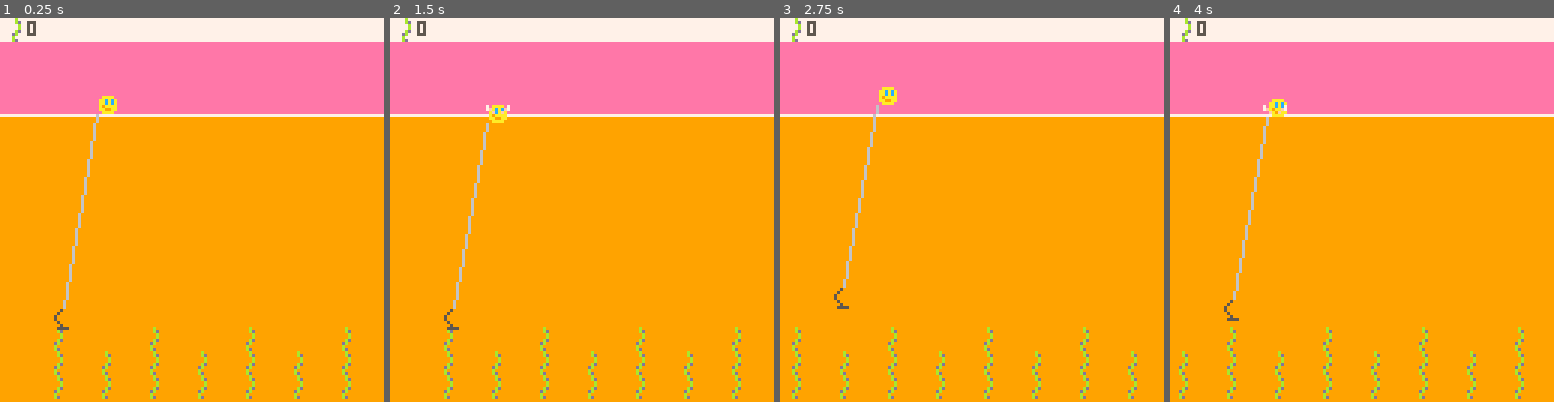
Above: before the commit, frames 1-4 (left to right).
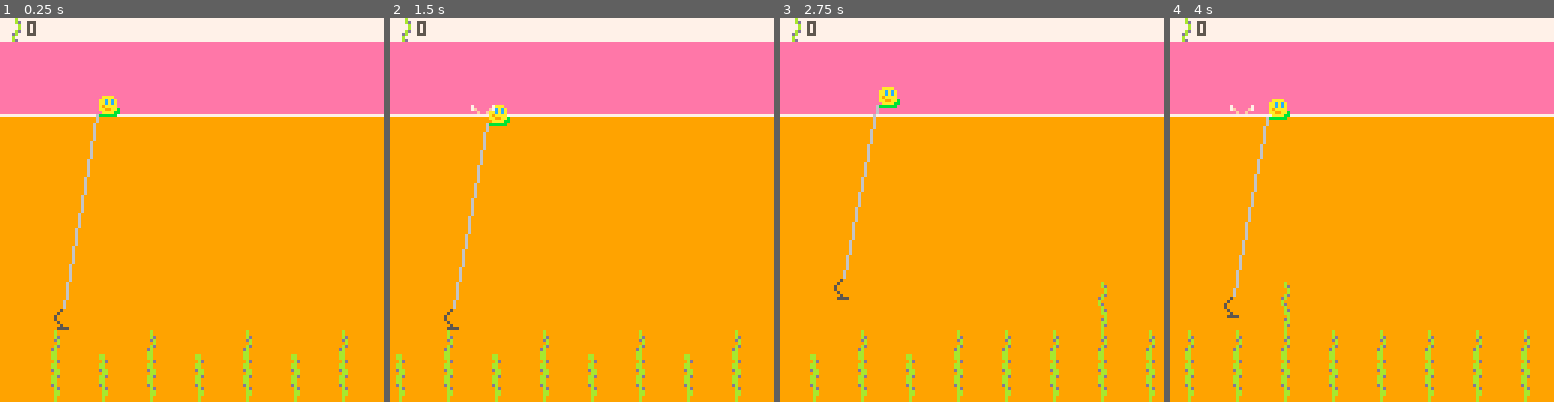
Above: after the commit, the same moments.

Repository: broquaint/pico8-carts
Game: PICO-8 cartridge eggjam18.p8
Same seed, same stepped clock (60 frames per second), same inputs: the game is played once before the commit and once after it.
Inputs:
- Up to frame 1 (0.25 s): no input
- Up to frame 2 (1.5 s): tap X (X key) at 0.33, 1.07 s; tap O (Z key) at 0.7 s
- Up to frame 3 (2.75 s): hold Right 1.6-2.1 s; tap O (Z key) at 1.7, 2.1, 2.5 s; tap X (X key) at 1.85 s; hold Up 2.15-2.42 s; hold Right from 2.47 s (still down)
- Up to frame 4 (4 s): tap O (Z key) at 2.9, 3.3, 3.7 s; tap X (X key) at 2.97 s; release Right at 3.03 s; hold Left 3.08-3.58 s; hold Down 3.63-3.97 s

The runs differ from the first frame. In frame 1, 2.2% of the frame differs, in the area x 13-92%, y 23-100%; in frame 2, 2.2%; in frame 3, 4.0%, in the area x 3-98%, y 21-100%; in frame 4, 3.8%.

Commit message:
Add net collision etc
That's kinda works but is boring.

Diff:
--- a/eggjam18.p8
+++ b/eggjam18.p8
@@ -46,7 +46,8 @@
                 x = 16 * i,
                 y = 121,
                 height = i % 2 == 0 and randx(5) or 3,
-                collected = false
+                collected = false,
+                flipped = rnd() < 0.51,
       }))
    end
 
@@ -64,8 +65,7 @@
    add(splashes, s)
 end
 
-function calc_player_speed()
-   player.speed_x *= 0.991
+function calc_player_jump()
    -- Because we need to calculate from the base of the sprite
    local wl = WATER_LINE-7
    if player.jumping then
@@ -100,8 +100,13 @@
          local swtop = 127 - (8*sw.height)
          if ny2 > swtop then
             local newh = max(0,(flr((127-ny2)/8)))
-            player.points += sw.height - (sw.height - newh)
+            local delta = sw.height - newh
+            player.points += sw.height - delta
             sw.height = newh
+            -- Slow down the player if too much seaweed is cut down
+            if delta > 1 then
+               player.speed_x *= (1 - (0.15 * delta))
+            end
             break
          end
       end
@@ -115,20 +120,12 @@
    run_animations()
 
    -- player horizontal movement
-   if btn(b_right) then
-      player.move_dir = 1
-      local sx = player.move_dir * 0.01
-      if sx < 4 then
-         player.speed_x += sx
-      end
-   end
-   if btn(b_left) then
-      player.move_dir = -1
-      local sx = player.move_dir * 0.01
-      if sx < 4 then
-         player.speed_x += sx
-      end
-   end
+   player.move_dir = 1
+   local sx = player.move_dir * 0.01
+   if sx < 5 then
+      player.speed_x += sx
+   end
+   player.speed_x *= 0.991
 
    -- jump/water physics
    if btn(b_x) and not player.jumping then
@@ -138,17 +135,17 @@
       player.prev_grav = air_grav
    end
 
-   calc_player_speed()
+   calc_player_jump()
 
    if btn(b_up) then
       net.move_dir = -1
-      local sx = net.move_dir * 0.02
+      local sx = net.move_dir * 0.03
       if sx < 4 then
          net.speed_y += sx
       end
    elseif btn(b_down) then
       net.move_dir = 1
-      local sx = net.move_dir * 0.025
+      local sx = net.move_dir * 0.04
       if sx < 4 then
          net.speed_y += sx
       end
@@ -188,7 +185,7 @@
    pal(ember, tea, 1)
    for sw in all(level) do
       for i = 1,sw.height do
-         spr(16, sw.x, 127-(8*i))
+         spr(21-i, sw.x, 1+127-(8*i))
       end
    end
 
@@ -209,14 +206,14 @@
 0aacaca0000500000000000000000000000000000000000000000000000000000000000000000000000000000000000000000000000000000000000000000000
 0aacaca0005000000000000000000000000000000000000000000000000000000000000000000000000000000000000000000000000000000000000000000000
 0a9aaaa0005000007000000700000000000000000000000000000000000000000000000000000000000000000000000000000000000000000000000000000000
-0aa99aa0000500007f0000f700000000000000000000000000000000000000000000000000000000000000000000000000000000000000000000000000000000
-00aaaa000000500000f00f0000000000000000000000000000000000000000000000000000000000000000000000000000000000000000000000000000000000
-00000000000555500000000000000000000000000000000000000000000000000000000000000000000000000000000000000000000000000000000000000000
-00080000000000000000000000000000000000000000000000000000000000000000000000000000000000000000000000000000000000000000000000000000
-0008d000000000000000000000000000000000000000000000000000000000000000000000000000000000000000000000000000000000000000000000000000
-00008000000000000000000000000000000000000000000000000000000000000000000000000000000000000000000000000000000000000000000000000000
-00008000000000000000000000000000000000000000000000000000000000000000000000000000000000000000000000000000000000000000000000000000
-0008d000000000000000000000000000000000000000000000000000000000000000000000000000000000000000000000000000000000000000000000000000
-00d80000000000000000000000000000000000000000000000000000000000000000000000000000000000000000000000000000000000000000000000000000
-00800000000000000000000000000000000000000000000000000000000000000000000000000000000000000000000000000000000000000000000000000000
-008d0000000000000000000000000000000000000000000000000000000000000000000000000000000000000000000000000000000000000000000000000000
+0aa99aab000500007f0000f700000000000000000000000000000000000000000000000000000000000000000000000000000000000000000000000000000000
+00aaaabb0000500000f00f0000000000000000000000000000000000000000000000000000000000000000000000000000000000000000000000000000000000
+0bbbbbb0000555500000000000000000000000000000000000000000000000000000000000000000000000000000000000000000000000000000000000000000
+00080000000800000008000000880000008800000000000000000000000000000000000000000000000000000000000000000000000000000000000000000000
+0008d0000008d0000008000000880000008800000000000000000000000000000000000000000000000000000000000000000000000000000000000000000000
+00008000000880000008d0000008d00000d800000000000000000000000000000000000000000000000000000000000000000000000000000000000000000000
+0000800000008000000d8000008800000008d0000000000000000000000000000000000000000000000000000000000000000000000000000000000000000000
+0008d000000d80000000800000880000000880000000000000000000000000000000000000000000000000000000000000000000000000000000000000000000
+00d80000000880000008d00000d88000000880000000000000000000000000000000000000000000000000000000000000000000000000000000000000000000
+008000000008d00000d8000000088000000800000000000000000000000000000000000000000000000000000000000000000000000000000000000000000000
+008d000000080000008800000088d000000800000000000000000000000000000000000000000000000000000000000000000000000000000000000000000000
